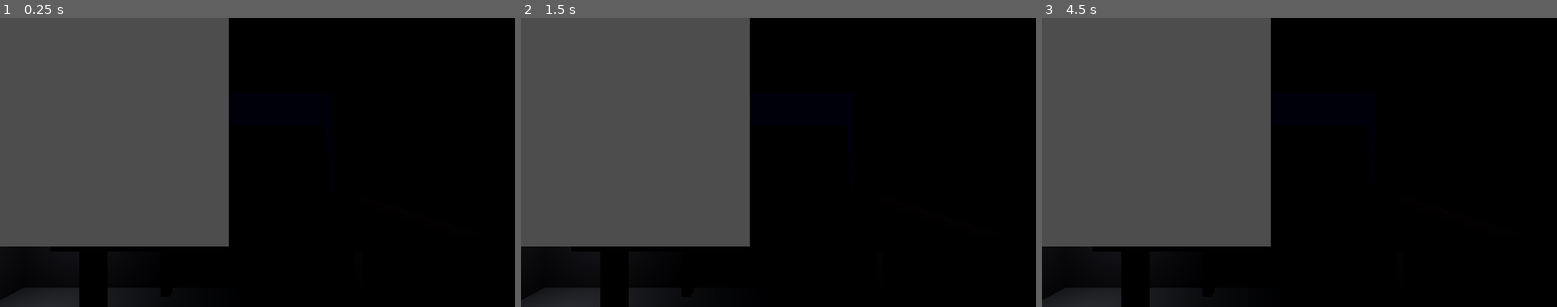
Above: before the commit, frames 1-3 (left to right).
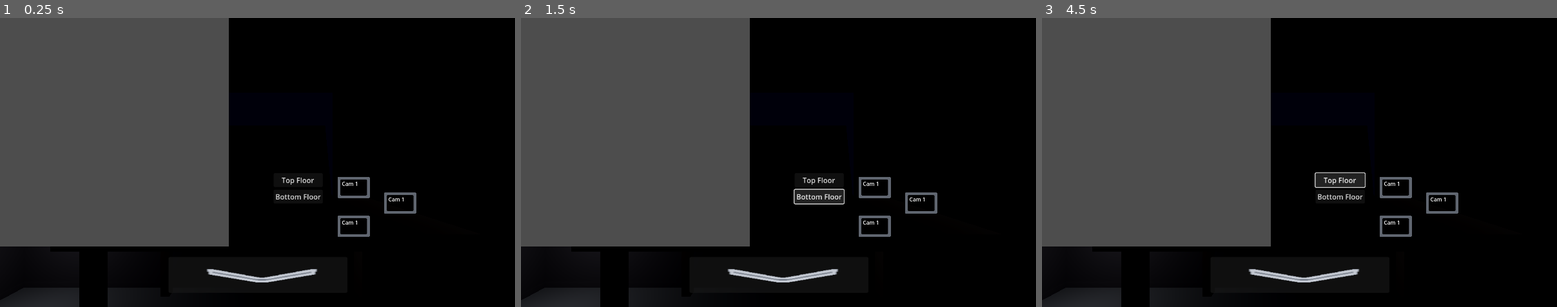
Above: after the commit, the same moments.

Repository: ConnerF6/capstone-2026-Conner-Thalassic_Depths
Game: Godot game, scene res://Scenes/Game.tscn
Same seed, same stepped clock (60 frames per second), same inputs: the game is played once before the commit and once after it. This scene is started directly instead of the project's main scene.
Inputs (mouse positions are in pixels of both pictures, inside the frame that each line leads up to):
- Up to frame 1 (0.25 s): no input
- Up to frame 2 (1.5 s): click (819, 179) at 0.5 s, where only the run after the commit has a clickable "Top Floor"; click (819, 197) at 1.25 s, where only the run after the commit has a clickable "Bottom Floor"
- Up to frame 3 (4.5 s): click (1397, 226) at 2 s, where only the run after the commit has a clickable "Cam 1"; click (1397, 188) at 2.75 s, where only the run after the commit has a clickable "Cam 1"; click (1443, 202) at 3.5 s, where only the run after the commit has a clickable "Cam 1"; click (1340, 179) at 4.25 s, where only the run after the commit has a clickable "Top Floor"

The runs differ from the first frame. In frame 1, 1.2% of the frame differs, in the area x 40-81%, y 55-92%; in frame 2, 1.7%; in frame 3, 1.7%, in the area x 40-81%, y 53-92%.

Commit message:
Camera Update partial

Diff:
--- /dev/null
+++ b/thalassic-depths/Enviorments/NightVision.tres
@@ -0,0 +1,17 @@
+[gd_resource type="Environment" format=3 uid="uid://cuychhk4588si"]
+
+[resource]
+background_mode = 1
+background_color = Color(0, 0.0313726, 0.0784314, 1)
+ambient_light_color = Color(0.101961, 0.227451, 0.419608, 1)
+ambient_light_energy = 2.5
+tonemap_mode = 2
+tonemap_exposure = 4.0
+tonemap_white = 3.0
+fog_enabled = true
+fog_light_color = Color(0.0509804, 0.121569, 0.235294, 1)
+fog_density = 0.04
+adjustment_enabled = true
+adjustment_brightness = 1.5
+adjustment_contrast = 1.3
+adjustment_saturation = 0.15
--- a/thalassic-depths/Scenes/Game.tscn
+++ b/thalassic-depths/Scenes/Game.tscn
@@ -1,11 +1,13 @@
-[gd_scene load_steps=12 format=3 uid="uid://j5auqypksexh"]
-
-[ext_resource type="Script" uid="uid://b8bcdc2lqc32d" path="res://Scenes/Game.gd" id="1_gl6un"]
+[gd_scene load_steps=14 format=3 uid="uid://j5auqypksexh"]
+
+[ext_resource type="Script" uid="uid://b8bcdc2lqc32d" path="res://Scripts/Game.gd" id="1_gl6un"]
 [ext_resource type="PackedScene" uid="uid://c6dachhoe456" path="res://Scenes/Objects/Thallasic.glb" id="1_iukft"]
 [ext_resource type="PackedScene" uid="uid://uvicjkti4jkx" path="res://Scenes/Objects/Table.glb" id="3_j5yw3"]
 [ext_resource type="PackedScene" uid="uid://6daytslol0xw" path="res://Scenes/Objects/Camera.glb" id="4_kldst"]
-[ext_resource type="Script" uid="uid://bg5oviemm882a" path="res://Scenes/door.gd" id="5_b2bpf"]
-[ext_resource type="Script" uid="uid://dqrx7tyk7g7hg" path="res://Scenes/button.gd" id="6_7lihs"]
+[ext_resource type="Script" uid="uid://bg5oviemm882a" path="res://Scripts/door.gd" id="5_b2bpf"]
+[ext_resource type="Script" uid="uid://dqrx7tyk7g7hg" path="res://Scripts/button.gd" id="6_7lihs"]
+[ext_resource type="Script" uid="uid://t1mpmtwrh7b7" path="res://Scenes/camera_system.gd" id="7_2irst"]
+[ext_resource type="PackedScene" uid="uid://cuqw5hmkc6dij" path="res://Scenes/security_camera.tscn" id="7_fgofq"]
 
 [sub_resource type="Environment" id="Environment_gl6un"]
 background_mode = 1
@@ -214,3 +216,25 @@
 [node name="CollisionShape3D" type="CollisionShape3D" parent="Player2Office/DoorSystem/Button/ButtonArea"]
 transform = Transform3D(1, 0, 0, 0, 1, 0, 0, 0, 1, 60.1148, 5.72582, -6.42959)
 shape = SubResource("BoxShape3D_fgofq")
+
+[node name="CameraSystem" type="Node3D" parent="."]
+script = ExtResource("7_2irst")
+
+[node name="TopFloor" type="Node3D" parent="CameraSystem"]
+
+[node name="Cam1" parent="CameraSystem/TopFloor" instance=ExtResource("7_fgofq")]
+transform = Transform3D(-0.479943, 0.201487, -0.853849, 0.00361843, 0.973716, 0.227739, 0.877292, 0.106212, -0.468057, 7.67376, 5.52784, -9.32033)
+
+[node name="Cam2" parent="CameraSystem/TopFloor" instance=ExtResource("7_fgofq")]
+transform = Transform3D(0.761027, 0.160891, -0.628452, -0.0285284, 0.97612, 0.215352, 0.648092, -0.14596, 0.747444, 16.5444, 5.52706, 8.18852)
+
+[node name="Cam3" parent="CameraSystem/TopFloor" instance=ExtResource("7_fgofq")]
+transform = Transform3D(-0.549575, -0.195273, 0.812303, -0.0285284, 0.976119, 0.215352, -0.834957, 0.0951784, -0.542022, 13.129, 5.52706, 1.05195)
+
+[node name="BottomFloor" type="Node3D" parent="CameraSystem"]
+
+[node name="Cam1" parent="CameraSystem/BottomFloor" instance=ExtResource("7_fgofq")]
+transform = Transform3D(-0.915806, -0.306323, -0.259745, 0.0492067, 0.556286, -0.829533, 0.398597, -0.772472, -0.494377, 7.67376, -12.6872, -9.32033)
+
+[node name="Cam2" parent="CameraSystem/BottomFloor" instance=ExtResource("7_fgofq")]
+transform = Transform3D(-0.781892, -0.541261, 0.309323, 0.0487887, -0.547782, -0.835197, 0.621501, -0.637942, 0.454714, 16.5444, -12.688, 8.18852)
--- a/thalassic-depths/Scenes/Player.tscn
+++ b/thalassic-depths/Scenes/Player.tscn
@@ -1,6 +1,8 @@
-[gd_scene load_steps=2 format=3 uid="uid://ovs8hom5wfos"]
+[gd_scene load_steps=4 format=3 uid="uid://ovs8hom5wfos"]
 
 [ext_resource type="Script" uid="uid://dn7qrhsjjvsvi" path="res://Scripts/player.gd" id="1_rpqav"]
+[ext_resource type="Texture2D" uid="uid://8w6vmviejqmw" path="res://2DArt/CameraOutline (1).png" id="2_gntrk"]
+[ext_resource type="Texture2D" uid="uid://crcdof66j6q3g" path="res://2DArt/ExitArrow.png" id="3_dewec"]
 
 [node name="CharacterBody3D" type="CharacterBody3D"]
 script = ExtResource("1_rpqav")
@@ -12,11 +14,114 @@
 
 [node name="CameraUI" type="CanvasLayer" parent="CameraRig/Camera3D"]
 
-[node name="SubViewportContainer" type="SubViewportContainer" parent="CameraRig/Camera3D/CameraUI"]
+[node name="CameraOverlay" type="Control" parent="CameraRig/Camera3D/CameraUI"]
+layout_mode = 3
+anchors_preset = 0
 offset_right = 40.0
 offset_bottom = 40.0
 
-[node name="SubViewport" type="SubViewport" parent="CameraRig/Camera3D/CameraUI/SubViewportContainer"]
+[node name="SubViewportContainer" type="SubViewportContainer" parent="CameraRig/Camera3D/CameraUI/CameraOverlay"]
+offset_right = 512.0
+offset_bottom = 512.0
+
+[node name="SubViewport" type="SubViewport" parent="CameraRig/Camera3D/CameraUI/CameraOverlay/SubViewportContainer"]
+handle_input_locally = false
+render_target_update_mode = 4
+
+[node name="FloorButtons" type="Control" parent="CameraRig/Camera3D/CameraUI/CameraOverlay"]
+layout_mode = 3
+anchors_preset = 0
+offset_right = 40.0
+offset_bottom = 40.0
+
+[node name="TopFloorButton" type="Button" parent="CameraRig/Camera3D/CameraUI/CameraOverlay/FloorButtons"]
+layout_mode = 0
+offset_left = 612.0
+offset_top = 348.0
+offset_right = 722.0
+offset_bottom = 379.0
+text = "Top Floor
+"
+
+[node name="BottomFloorButton" type="Button" parent="CameraRig/Camera3D/CameraUI/CameraOverlay/FloorButtons"]
+layout_mode = 0
+offset_left = 612.0
+offset_top = 385.0
+offset_right = 722.0
+offset_bottom = 416.0
+text = "Bottom Floor
+"
+
+[node name="CameraList" type="Control" parent="CameraRig/Camera3D/CameraUI/CameraOverlay"]
+anchors_preset = 0
+offset_right = 40.0
+offset_bottom = 40.0
+
+[node name="CamBtn1" type="TextureButton" parent="CameraRig/Camera3D/CameraUI/CameraOverlay/CameraList"]
+layout_mode = 0
+offset_left = 755.0
+offset_top = 443.0
+offset_right = 851.0
+offset_bottom = 507.0
+scale = Vector2(0.75, 0.75)
+texture_normal = ExtResource("2_gntrk")
+stretch_mode = 0
+
+[node name="Label" type="Label" parent="CameraRig/Camera3D/CameraUI/CameraOverlay/CameraList/CamBtn1"]
+layout_mode = 0
+offset_left = 13.3333
+offset_top = 9.33333
+offset_right = 62.3333
+offset_bottom = 32.3333
+text = "Cam 1"
+
+[node name="CamBtn2" type="TextureButton" parent="CameraRig/Camera3D/CameraUI/CameraOverlay/CameraList"]
+layout_mode = 0
+offset_left = 755.0
+offset_top = 356.0
+offset_right = 851.0
+offset_bottom = 420.0
+scale = Vector2(0.75, 0.75)
+texture_normal = ExtResource("2_gntrk")
+stretch_mode = 0
+
+[node name="Label" type="Label" parent="CameraRig/Camera3D/CameraUI/CameraOverlay/CameraList/CamBtn2"]
+layout_mode = 0
+offset_left = 13.3333
+offset_top = 9.33333
+offset_right = 62.3333
+offset_bottom = 32.3333
+text = "Cam 1"
+
+[node name="CamBtn3" type="TextureButton" parent="CameraRig/Camera3D/CameraUI/CameraOverlay/CameraList"]
+layout_mode = 0
+offset_left = 859.0
+offset_top = 391.0
+offset_right = 955.0
+offset_bottom = 455.0
+scale = Vector2(0.75, 0.75)
+texture_normal = ExtResource("2_gntrk")
+stretch_mode = 0
+
+[node name="Label" type="Label" parent="CameraRig/Camera3D/CameraUI/CameraOverlay/CameraList/CamBtn3"]
+layout_mode = 0
+offset_left = 13.3333
+offset_top = 9.33333
+offset_right = 62.3333
+offset_bottom = 32.3333
+text = "Cam 1"
+
+[node name="ExitHelper" type="Panel" parent="CameraRig/Camera3D/CameraUI/CameraOverlay"]
+layout_mode = 0
+offset_left = 377.0
+offset_top = 536.0
+offset_right = 777.0
+offset_bottom = 616.0
+
+[node name="Sprite2D" type="Sprite2D" parent="CameraRig/Camera3D/CameraUI/CameraOverlay/ExitHelper"]
+position = Vector2(209, 41)
+scale = Vector2(3, 1)
+texture = ExtResource("3_dewec")
 
 [node name="Flashlight" type="SpotLight3D" parent="CameraRig"]
 transform = Transform3D(-1.74846e-07, 0, -1, 0, 1, 0, 1, 0, -1.74846e-07, -2.92173, 1.66311, -5.1656)
--- /dev/null
+++ b/thalassic-depths/Scenes/camera_system.gd
@@ -0,0 +1,30 @@
+extends Node3D
+
+# Emitted when a player switches camera — for showing the indicator
+signal camera_changed(player_id: int, cam_label: String)
+
+var top_cameras: Array = []
+var bottom_cameras: Array = []
+
+# Tracks which camera each player is viewing
+# { peer_id: cam_label }
+var player_viewing: Dictionary = {}
+
+func _ready():
+	for cam in $TopFloor.get_children():
+		top_cameras.append(cam)
+	for cam in $BottomFloor.get_children():
+		bottom_cameras.append(cam)
+
+func get_cameras(floor: String) -> Array:
+	return top_cameras if floor == "top" else bottom_cameras
+
+func set_player_viewing(player_id: int, cam_label: String):
+	player_viewing[player_id] = cam_label
+	camera_changed.emit(player_id, cam_label)
+
+func get_other_player_camera(my_id: int) -> String:
+	for id in player_viewing:
+		if id != my_id:
+			return player_viewing[id]
+	return ""
--- /dev/null
+++ b/thalassic-depths/Scenes/security_camera.tscn
@@ -0,0 +1,12 @@
+[gd_scene load_steps=3 format=3 uid="uid://cuqw5hmkc6dij"]
+
+[ext_resource type="Environment" uid="uid://cuychhk4588si" path="res://Enviorments/NightVision.tres" id="1_ts7om"]
+[ext_resource type="Script" uid="uid://csx2ey3ybmlfl" path="res://Scenes/securitycamera.gd" id="1_w5ecb"]
+
+[node name="SecurityCamera" type="Node3D"]
+script = ExtResource("1_w5ecb")
+
+[node name="CameraRig" type="Node3D" parent="."]
+
+[node name="Camera3D" type="Camera3D" parent="CameraRig"]
+environment = ExtResource("1_ts7om")
--- /dev/null
+++ b/thalassic-depths/Scenes/securitycamera.gd
@@ -0,0 +1,37 @@
+extends Node3D
+
+@export var cam_label: String = "CAM 1"
+@export var floor_group: String = "top"  # "top" or "bottom"
+
+const PAN_ANGLE = 12.0   # degrees either side
+const PAN_DURATION = 5.5 # seconds per sweep
+
+@onready var camera_rig: Node3D = $CameraRig
+@onready var cam: Camera3D = $CameraRig/Camera3D
+
+var pan_tween: Tween
+
+func _ready():
+	cam.current = false
+	_start_pan()
+
+func activate(viewport: SubViewport):
+	# Reparent camera to the given viewport temporarily
+	cam.current = true
+
+func deactivate():
+	cam.current = false
+
+func _start_pan():
+	_pan_to(PAN_ANGLE)
+
+func _pan_to(target: float):
+	if pan_tween:
+		pan_tween.kill()
+	pan_tween = create_tween()
+	pan_tween.set_ease(Tween.EASE_IN_OUT)
+	pan_tween.set_trans(Tween.TRANS_SINE)
+	pan_tween.tween_property(camera_rig, "rotation_degrees:y", target, PAN_DURATION)
+	# Pause at edge then sweep back
+	pan_tween.tween_interval(0.8)
+	pan_tween.tween_callback(func(): _pan_to(-target))
Binary file added: thalassic-depths/2DArt/CameraOutline (1).png
Not shown, added: thalassic-depths/2DArt/CameraOutline (1).png.import
Binary file added: thalassic-depths/2DArt/ExitArrow.png
Not shown, added: thalassic-depths/2DArt/ExitArrow.png.import
Not shown, added: thalassic-depths/Scenes/camera_system.gd.uid
Not shown, added: thalassic-depths/Scenes/securitycamera.gd.uid
Renamed: thalassic-depths/Scenes/Game.gd -> thalassic-depths/Scripts/Game.gd
Renamed: thalassic-depths/Scenes/Game.gd.uid -> thalassic-depths/Scripts/Game.gd.uid
Renamed: thalassic-depths/Scenes/button.gd -> thalassic-depths/Scripts/button.gd
Renamed: thalassic-depths/Scenes/button.gd.uid -> thalassic-depths/Scripts/button.gd.uid
Renamed: thalassic-depths/Scenes/door.gd -> thalassic-depths/Scripts/door.gd
Renamed: thalassic-depths/Scenes/door.gd.uid -> thalassic-depths/Scripts/door.gd.uid
